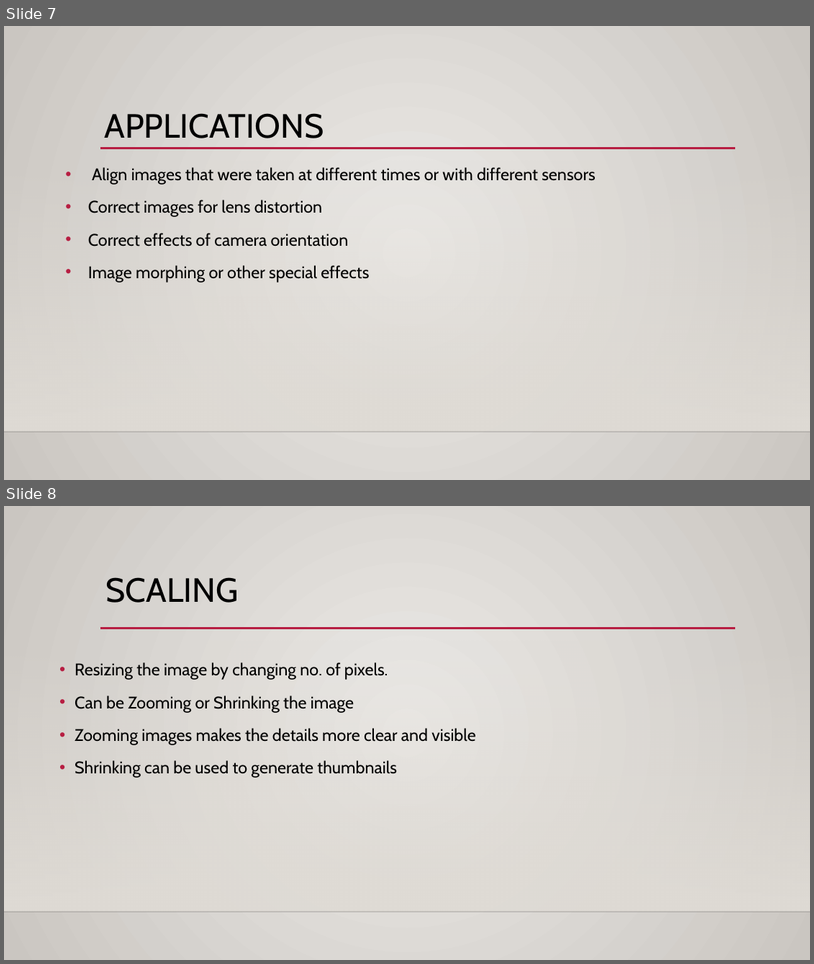
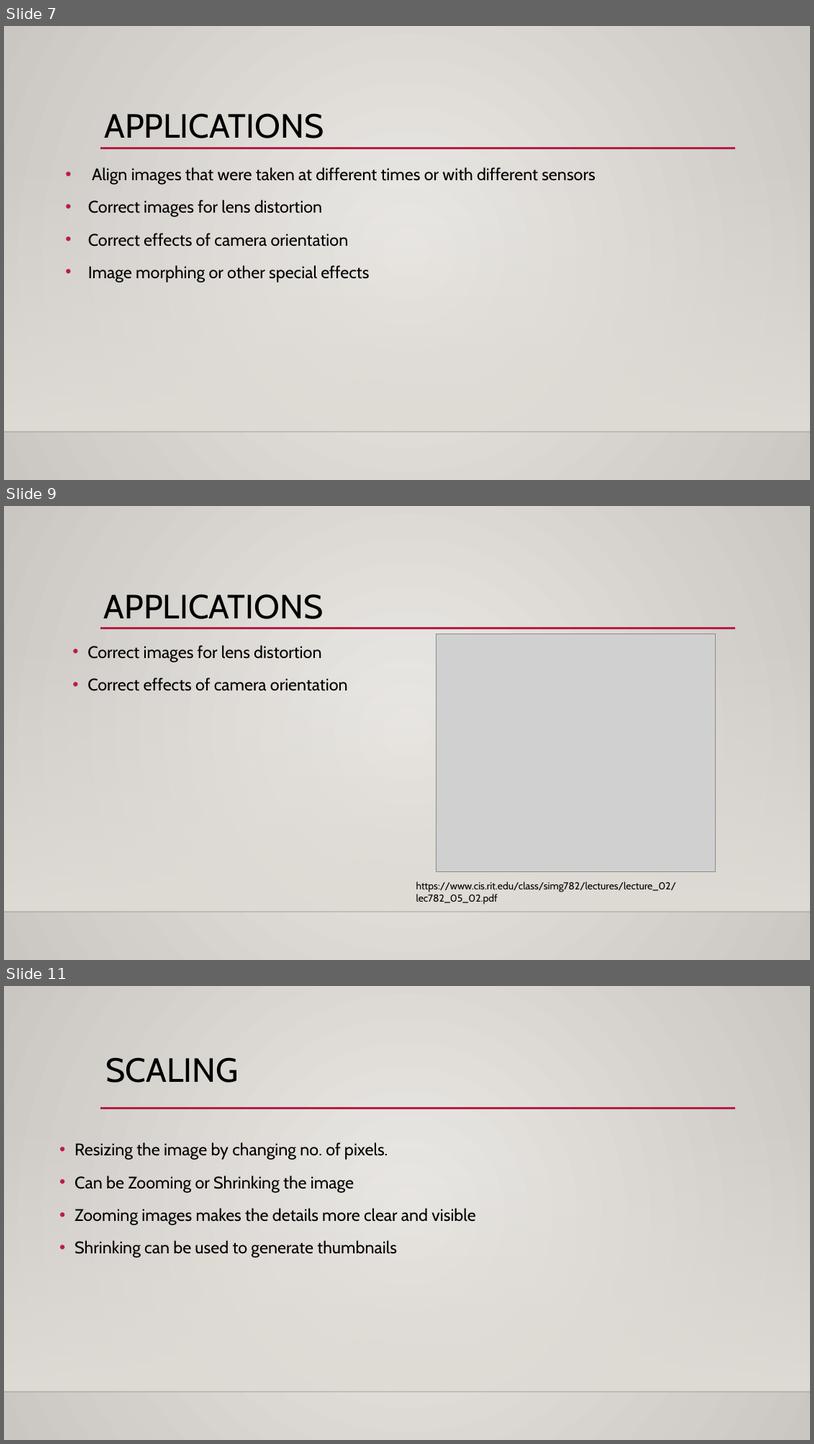
Before and after one commit to michaeltran/DIP-Image-Geometric-Transformation, a slide deck: DIP_Presentation.pptx. Shown one above the other, each under a label of ours: slides 7 and 8 before the commit, slides 7, 9 and 11 after it; the slides between them are not shown. The pictures are 814x964 and 814x1444 pixels, drawn with LibreOffice and Linux fonts; fonts in the diff are those of the drawing; grey boxes stand for pictures; background and template pictures are left out. Boxes give left, top, right and bottom in pixels: in the first picture for what was removed or moved away, otherwise in the second. Text is boxed around its words. In the diff, an @@ line names an element or a change of style, - is before the commit and + after.

Commit message:
Add all pictures URL

```diff
--- a/DIP_Presentation.pptx
+++ b/DIP_Presentation.pptx
@@ slide 9 added at (4, 506, 810, 960), background gradient #ECEAE7 to #CAC7C1; not listed: 3 template elements that a slide beside it also shows @@
@@ title added at (104, 594, 324, 619), 40 pt, text #000000 @@
+APPLICATIONS
@@ picture added at (437, 634, 716, 871) @@
@@ text added at (88, 645, 348, 691), 20 pt, text #000000 @@
+• Correct images for lens distortion
+• Correct effects of camera orientation
@@ text added at (417, 881, 676, 904), 12 pt, text #000000 @@
+https://www.cis.rit.edu/class/simg782/lectures/lecture_02/lec782_05_02.pdf
@@ what was slide 8 is now slide 11 @@
```
Also in this commit, not shown: 18 slides changed, 2 other slides added.
